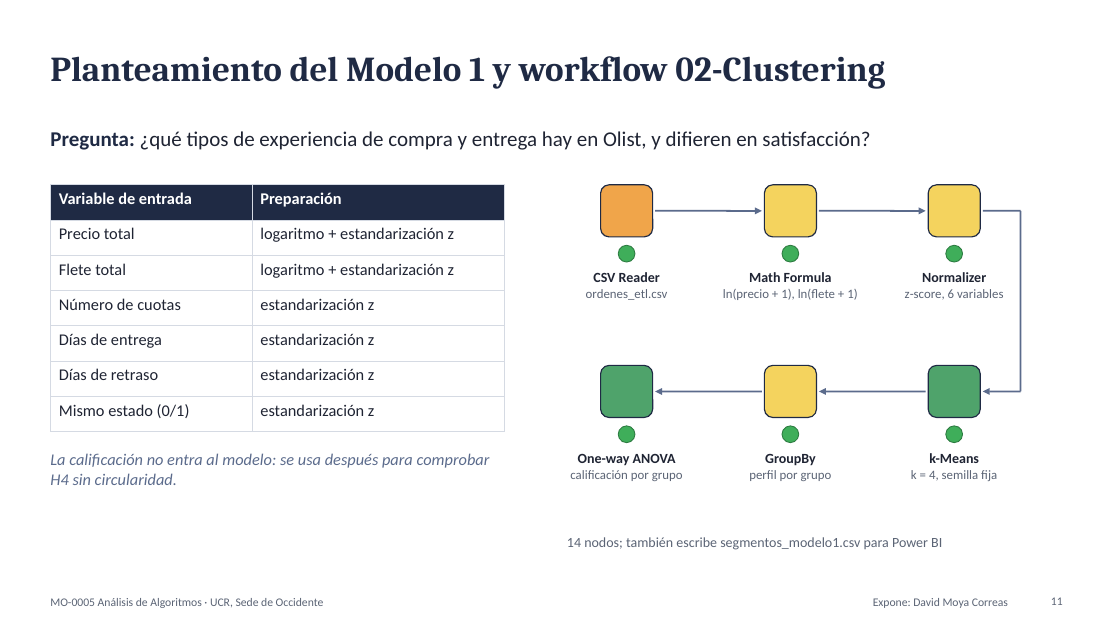
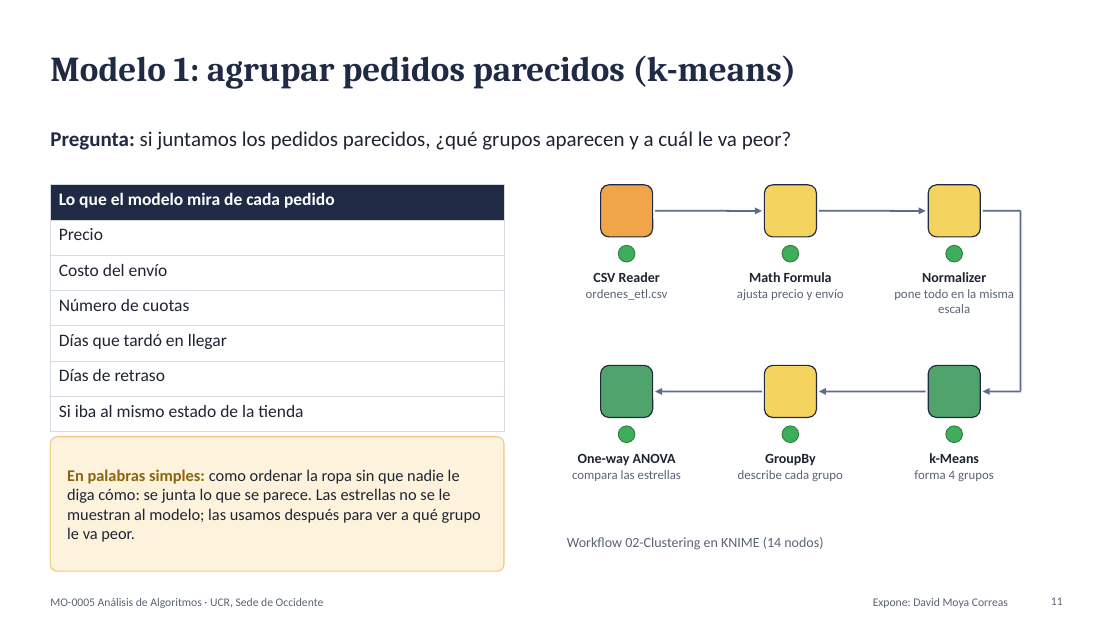
Before and after one commit to FerretoDev/mo0005-ecommerce-ml, a slide deck: slide 11 of presentacion/presentacion.pptx. Drawn at 1120x630 pixels with LibreOffice and Linux fonts; fonts in the diff are those of the drawing. Boxes give left, top, right and bottom in pixels: in the first picture for what was removed or moved away, otherwise in the second. Text is boxed around its words. In the diff, an @@ line names an element or a change of style, - is before the commit and + after.

```diff
--- a/presentacion/presentacion.pptx
+++ b/presentacion/presentacion.pptx
@@ title at [50,55,796,88]: text changed @@
-Planteamiento del Modelo 1 y workflow 02-Clustering
+Modelo 1: agrupar pedidos parecidos (k-means)
@@ text at [50,131,792,150]: text changed @@
-Pregunta: ¿qué tipos de experiencia de compra y entrega hay en Olist, y difieren en satisfacción?
+Pregunta: si juntamos los pedidos parecidos, ¿qué grupos aparecen y a cuál le va peor?
@@ table at [50,185,504,421] @@
-column 1: Variable de entrada | Precio total | Flete total | Número de cuotas | Días de entrega | Días de retraso | Mismo estado (0/1)
-column 2: Preparación | logaritmo + estandarización z | logaritmo + estandarización z | estandarización z | estandarización z | estandarización z | estandarización z
+column 1: Lo que el modelo mira de cada pedido | Precio | Costo del envío | Número de cuotas | Días que tardó en llegar | Días de retraso | Si iba al mismo estado de la tienda
@@ text at [737,289,843,300]: text changed @@
-ln(precio + 1), ln(flete + 1)
+ajusta precio y envío
@@ text at [894,289,1014,313]: text changed @@
-z-score, 6 variables
+pone todo en la misma escala
@@ rounded rectangle added at [50,437,504,571], fill #FDF3DC, outline #EBCB85 1 pt @@
@@ text removed at [50,453,490,485] @@
-La calificación no entra al modelo: se usa después para comprobar H4 sin circularidad.
@@ text added at [67,469,481,542], 14 pt, text #1F2433 @@
+En palabras simples: como ordenar la ropa sin que nadie le diga cómo: se junta lo que se parece. Las estrellas no se le muestran al modelo; las usamos después para ver a qué grupo le va peor.
@@ text at [572,470,681,481]: text changed @@
-calificación por grupo
+compara las estrellas
@@ text at [738,470,843,481]: text changed @@
-perfil por grupo
+describe cada grupo
@@ text at [914,470,994,481]: text changed @@
-k = 4, semilla fija
+forma 4 grupos
@@ text at [567,537,823,550]: text changed @@
-14 nodos; también escribe segmentos_modelo1.csv para Power BI
+Workflow 02-Clustering en KNIME (14 nodos)
```
Also in this commit, not shown: 21 other slides changed, 1 slide added, 1 slide removed, 2 other files.
